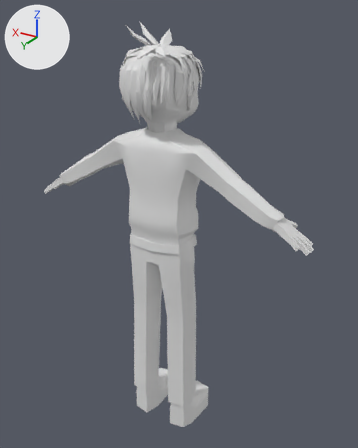
Before and after pictures for a commit that changed the Blender file Assets/Models/Investigator.blend.
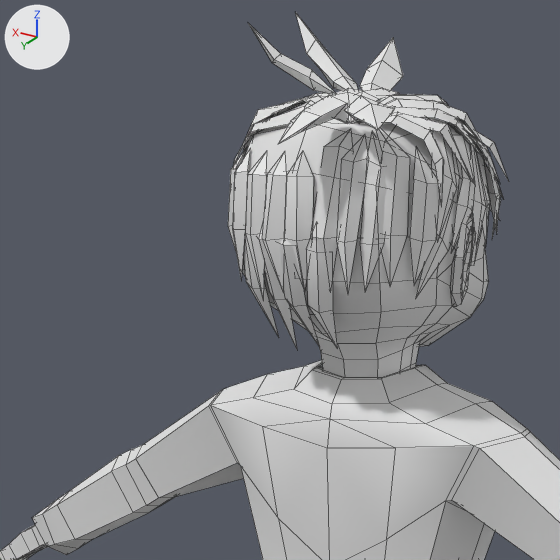
Each version is shown whole from a camera (50 mm lens) standing at (-2.87, 4.76, 5.03) and looking at (-0.1, 0.14, 2.72), then close up on the part from 14% to 62% of the width and 4% to 42% of the height. Arrows for +X, +Y and +Z are at upper left; the lights stay in place. The close-ups show mesh edges as thin lines. Materials are left out; every surface is plain grey.

The older version as bpy lines, for what is in view:
```python
me_circle_001 = bpy.data.meshes.new('Circle.001')
me_circle_001.from_pydata(...)  # 1033 vertices, 1034 faces; spans x -1.76..1.76, y -0.2..0.74, z -4.65..0.05
me_circle_001.polygons.foreach_set('use_smooth', [True] * 1034)
# faces by material slot: [606, 216, 80, 132]
me_circle_001.materials.append(mat_material)
me_circle_001.materials.append(mat_material_001)
me_circle_001.materials.append(mat_material_002)
me_circle_001.materials.append(mat_material_003)
me_plane_002 = bpy.data.meshes.new('Plane.002')
me_plane_002.from_pydata(...)  # 588 vertices, 482 faces; spans x -0.405..0.442, y -0.162..0.844, z 3.965..4.934
me_plane_002.polygons.foreach_set('use_smooth', [True] * 482)
me_plane_002.materials.append(mat_hair)
ob_circle_001 = bpy.data.objects.new('Circle.001', me_circle_001)
ob_circle_001.location = (0.0, 0.0, 4.65)
ob_plane_002 = bpy.data.objects.new('Plane.002', me_plane_002)
ob_plane_002.location = (0.0, 0.0, 0.0)
```
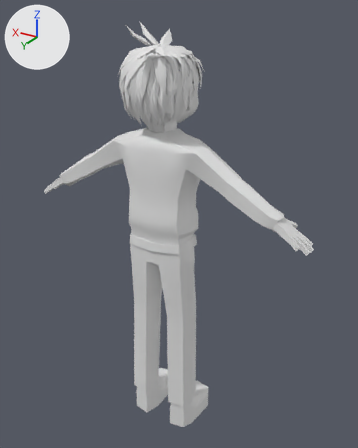
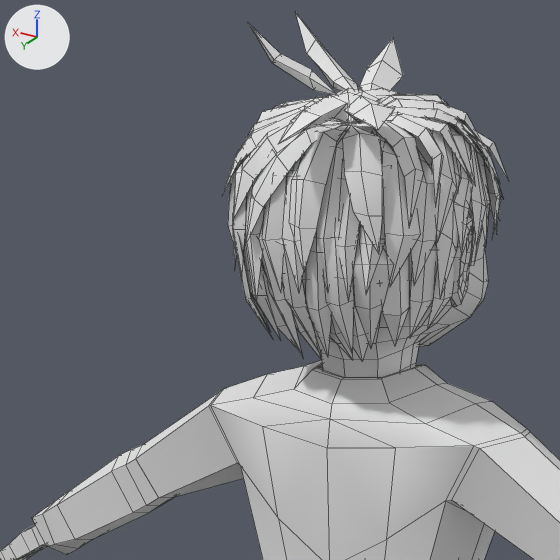
Boxes (x1, y1, x2, y2) around the edits, measured in the close-ups (560 x 560 px):
```json
{"object": "Plane.002", "change": "reshaped", "before": [228, 12, 508, 349], "after": [222, 12, 508, 361]}
{"part": 1, "of": "me_plane_002", "change": "built on", "before": [232, 89, 475, 349], "after": [222, 89, 473, 361]}
```

The change, as JSON lines over the scene's bpy script:
```json
{"block": "me_plane_002", "where": "# used by ob_plane_002; location = (0.0, 0.0, 0.0)"}
{"op": "remove", "block": "me_plane_002", "code": "me_plane_002.from_pydata(...)  # 588 vertices, 482 faces; spans x -0.405..0.442, y -0.162..0.844, z 3.965..4.934"}
{"op": "add", "block": "me_plane_002", "code": "me_plane_002.from_pydata(...)  # 766 vertices, 618 faces; spans x -0.412..0.442, y -0.162..0.844, z 3.935..4.934"}
{"block": "me_plane_002", "change": "me_plane_002 part 1"}
{"block": "me_plane_002", "change": "3 vertices in x -0.161..-0.078, y 0.644..0.672, z 4.575..4.59 move by (0.0, 0.017, 0.0)"}
{"block": "me_plane_002", "change": "3 vertices in x 0.087..0.121, y 0.331..0.464, z 4.699..4.716 move by (0.0, 0.0, -0.012)"}
{"block": "me_plane_002", "change": "3 vertices in x 0.059..0.227, y 0.425..0.611, z 4.61..4.715 move by (0.0, 0.0, -0.011)"}
{"block": "me_plane_002", "change": "91 vertices move from x -0.404..0.405, y 0.238..0.762, z 3.965..4.713 to x -0.412..0.405, y 0.238..0.774, z 3.938..4.705"}
{"block": "me_plane_002", "change": "178 vertices are added at x -0.387..0.396, y 0.368..0.777, z 3.935..4.68"}
{"block": "me_plane_002", "change": "136 new faces join them"}
```
